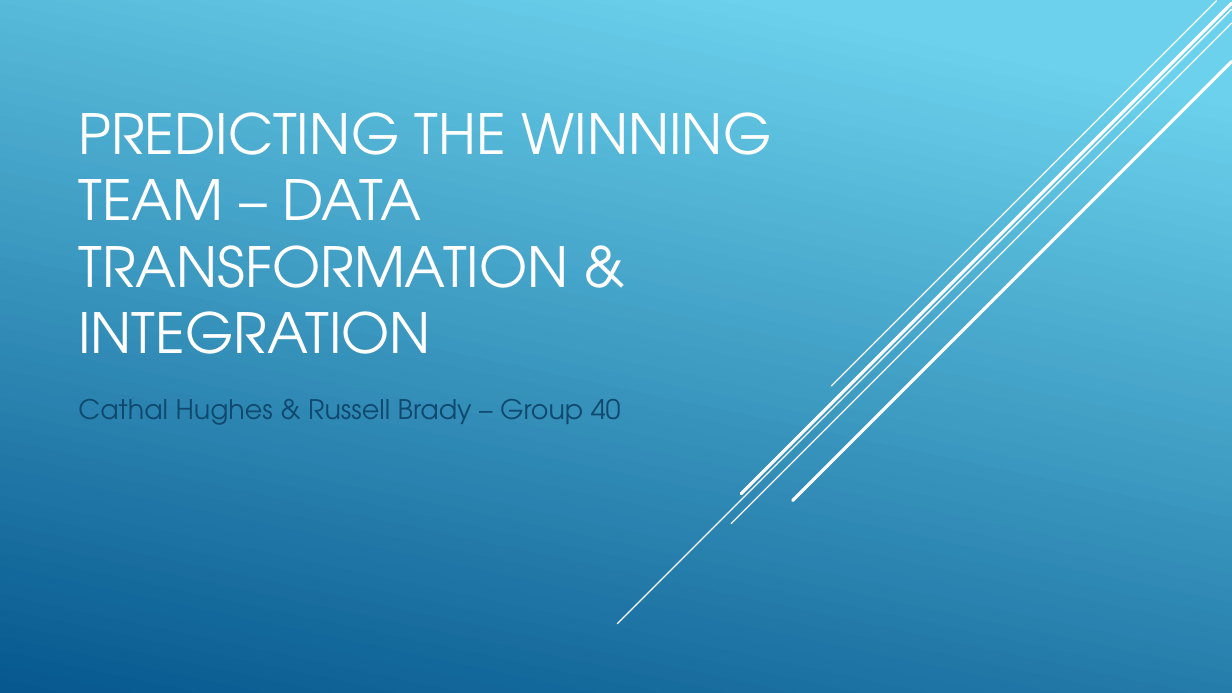
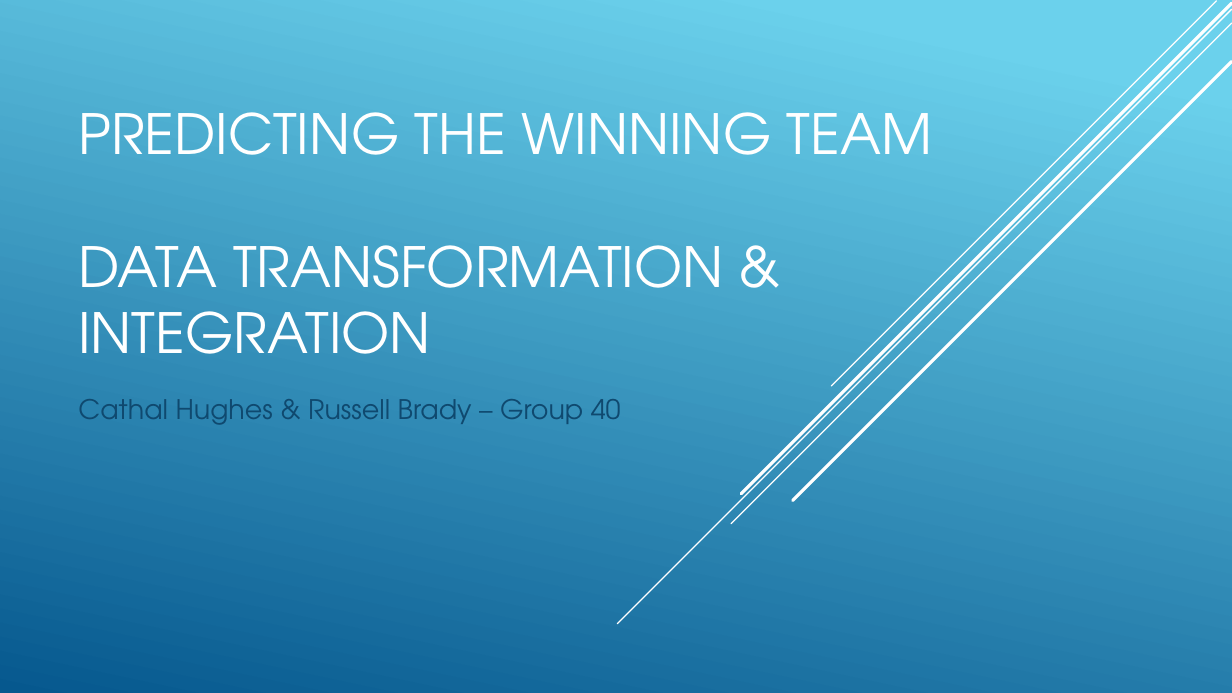
Before and after one commit to russell-brady/data-mining, a slide deck: slide 1 of Documents/WorkshopGroup40.pptx. Drawn at 1232x693 pixels with LibreOffice and Linux fonts; fonts in the diff are those of the drawing. Boxes give left, top, right and bottom in pixels: in the first picture for what was removed or moved away, otherwise in the second. Text is boxed around its words. In the diff, an @@ line names an element or a change of style, - is before the commit and + after.

```diff
--- a/Documents/WorkshopGroup40.pptx
+++ b/Documents/WorkshopGroup40.pptx
@@ title at (78,112,932,354): text changed @@
-PREDICTING THE WINNING TEAM – DATA TRANSFORMATION & INTEGRATION
+PREDICTING THE WINNING TEAM
+DATA TRANSFORMATION & INTEGRATION
```
Also in this commit, not shown: 4 other slides changed, 1 slide added, 10 other files.
